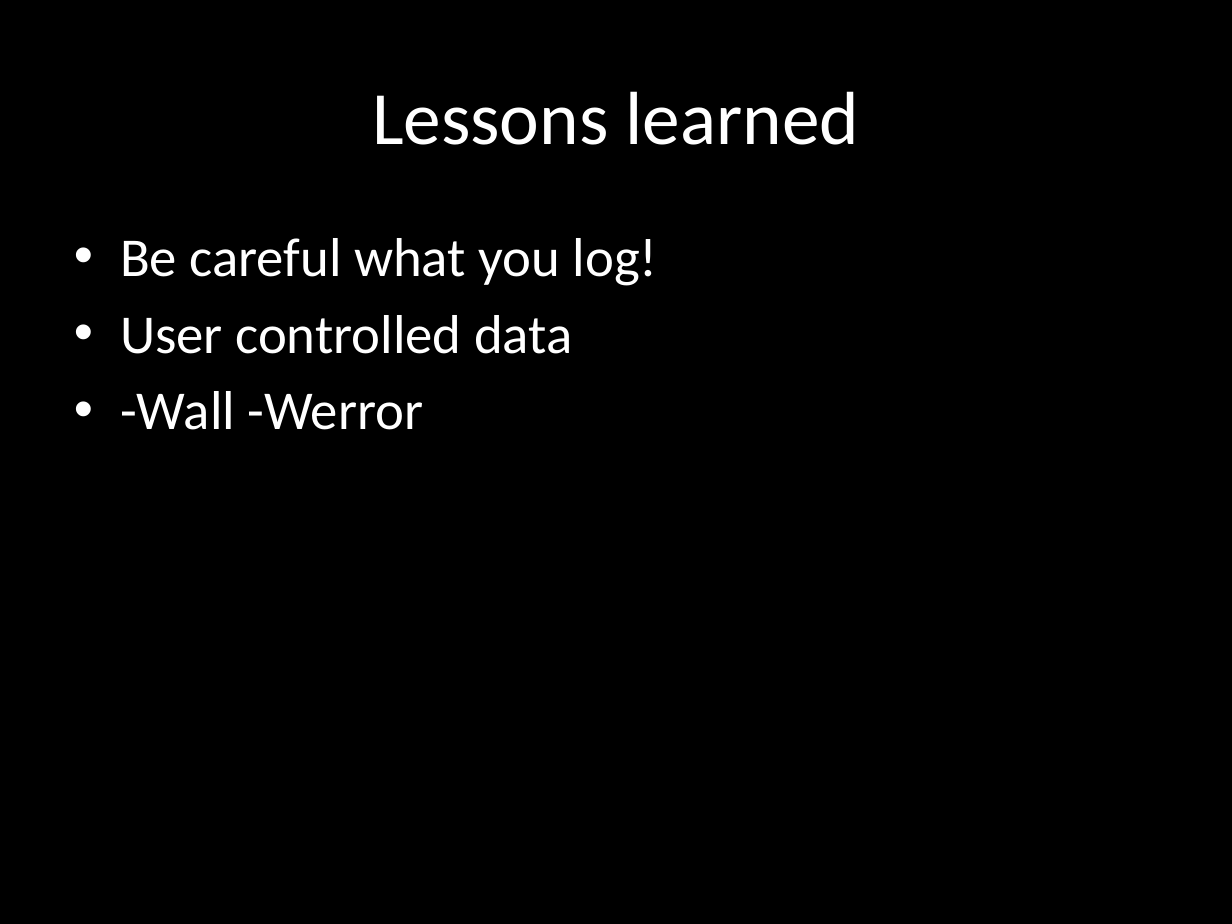
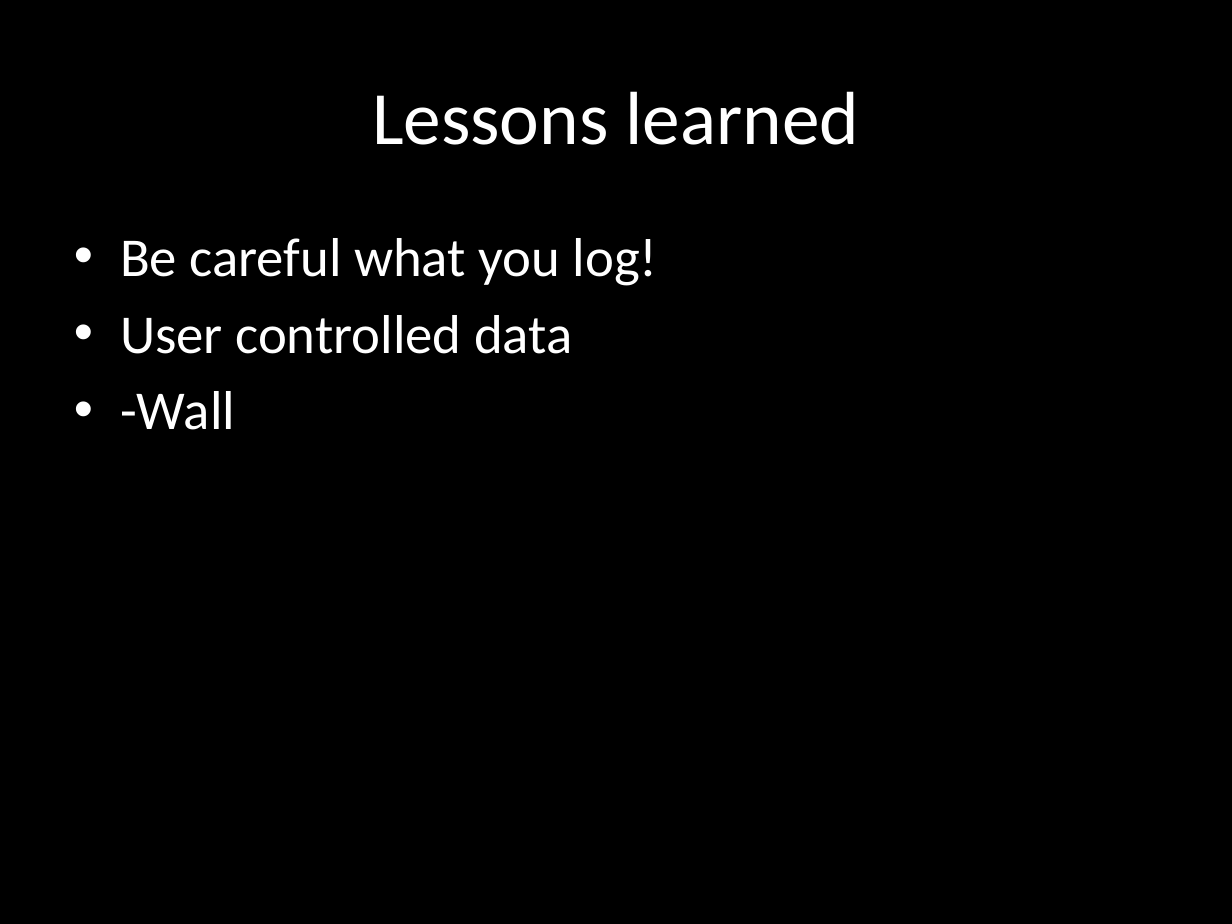
Before and after one commit to wuurrd/techzonepresentation, a slide deck: slide 22 of presentation.pptx. Drawn at 1232x924 pixels with LibreOffice and Linux fonts; fonts in the diff are those of the drawing. Boxes give left, top, right and bottom in pixels: in the first picture for what was removed or moved away, otherwise in the second. Text is boxed around its words. In the diff, an @@ line names an element or a change of style, - is before the commit and + after.

```diff
--- a/presentation.pptx
+++ b/presentation.pptx
@@ text at <box>120,391,235,430</box>: text changed @@
-• -Wall -Werror
+• -Wall
```
Also in this commit, not shown: 8 other slides changed.
